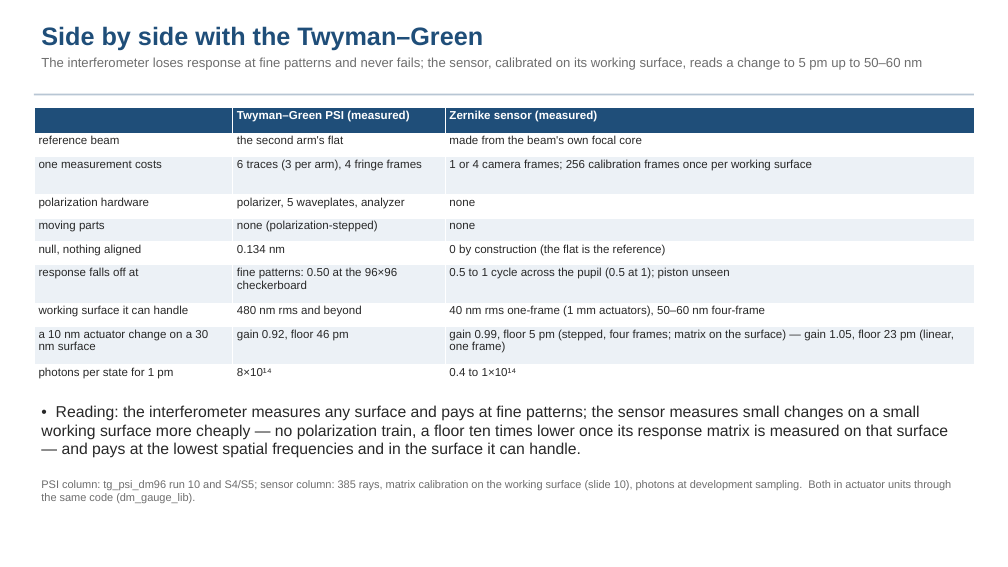
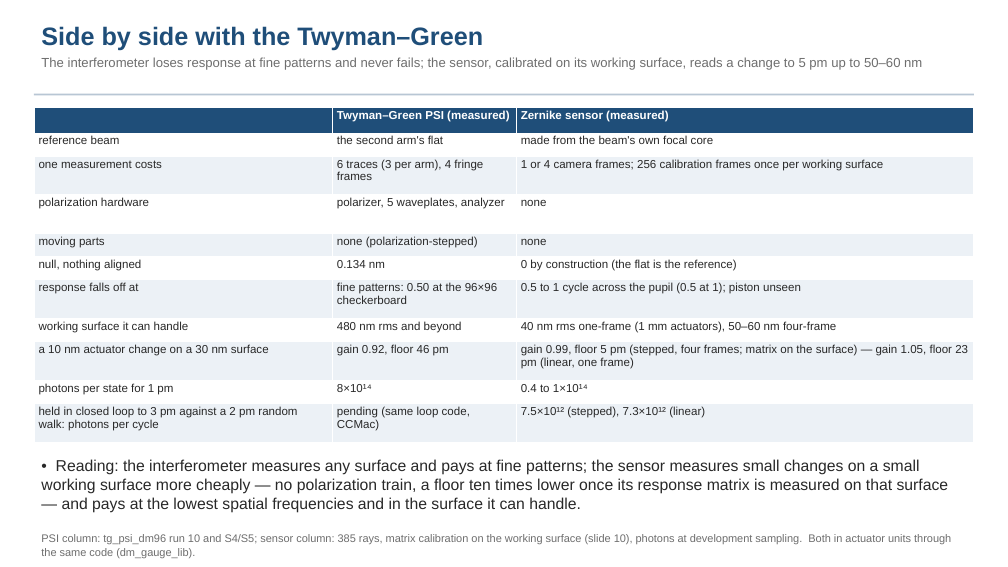
Before and after one commit to nasa-jpl/macos, a slide deck: slide 16 of demo_session/deck_zwfs.pptx (slide 15 before the commit). Drawn at 1008x567 pixels with LibreOffice and Linux fonts; fonts in the diff are those of the drawing. Boxes give left, top, right and bottom in pixels: in the first picture for what was removed or moved away, otherwise in the second. Text is boxed around its words. In the diff, an @@ line names an element or a change of style, - is before the commit and + after.

```diff
--- a/demo_session/deck_zwfs.pptx
+++ b/demo_session/deck_zwfs.pptx
@@ table at (34, 107, 974, 440) @@
+row 11: held in closed loop to 3 pm against a 2 pm random walk: photons per cycle | pending (same loop code, CCMac) | 7.5×10¹² (stepped), 7.3×10¹² (linear)
@@ text "• Reading: the interferometer measures ...": place and size @@
-text "• Reading: the interferometer measures ..." at (41, 405, 949, 458)
+text "• Reading: the interferometer measures ..." at (41, 459, 949, 513)
@@ text "PSI column: tg_psi_dm96 run 10 ...": place and size @@
-text "PSI column: tg_psi_dm96 run 10 ..." at (41, 480, 951, 503)
+text "PSI column: tg_psi_dm96 run 10 ..." at (41, 534, 951, 558)
```
Also in this commit, not shown: 1 other slide changed, 1 slide added, 6 other files.
